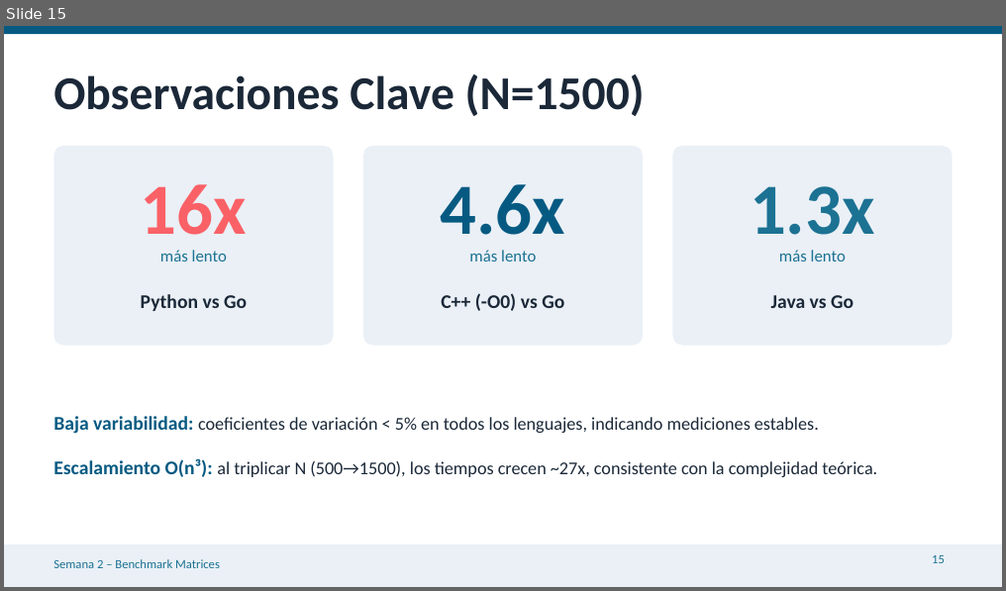
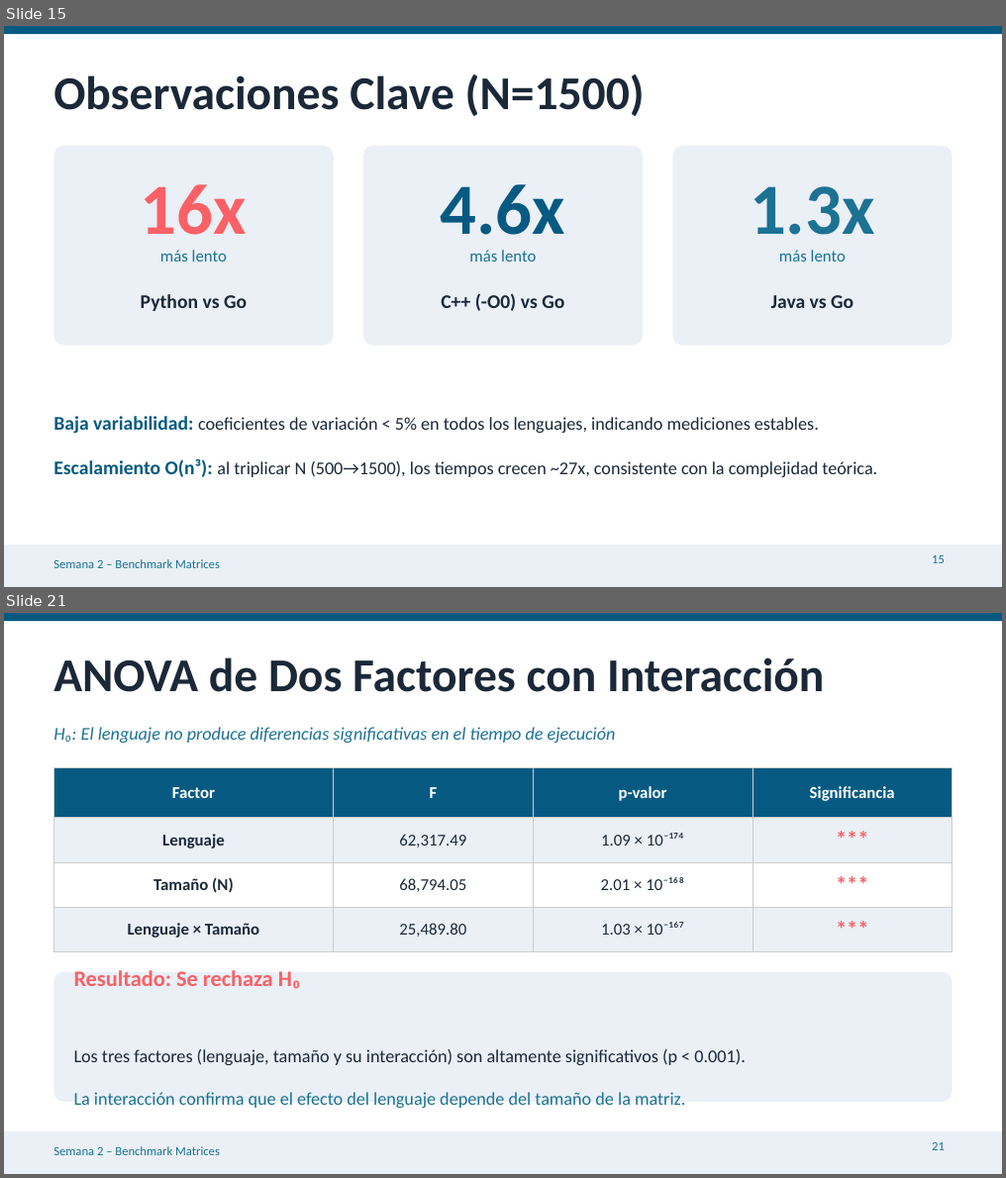
Before and after one commit to jffp-alt/matrix-benchmark, a slide deck: results/Semana2_Benchmark_Matrices.pptx. Shown one above the other, each under a label of ours: slide 15 before the commit, slides 15 and 21 after it; the slides between them are not shown. The pictures are 1006x591 and 1006x1178 pixels, drawn with LibreOffice and Linux fonts; fonts in the diff are those of the drawing. Boxes give left, top, right and bottom in pixels: in the first picture for what was removed or moved away, otherwise in the second. Text is boxed around its words. In the diff, an @@ line names an element or a change of style, - is before the commit and + after.

Commit message:
Update Semana 2 PPTX with statistical analysis slides (23 slides)
Add 7 new slides covering ANOVA two-factor analysis, Tukey HSD
post-hoc comparisons, and 5 statistical charts (bar chart, boxplot,
interaction plot, heatmap, speedup). Update agenda and conclusions.

```diff
--- a/results/Semana2_Benchmark_Matrices.pptx
+++ b/results/Semana2_Benchmark_Matrices.pptx
@@ slide 21 added at [4, 613, 1002, 1174], background #FFFFFF; not listed: 3 template elements that a slide beside it also shows @@
@@ text added at [54, 658, 824, 692], 34 pt, text #1B2838, bold @@
+ANOVA de Dos Factores con Interacción
@@ text added at [54, 727, 616, 743], 13 pt, text #1C7293, italic @@
+H₀: El lenguaje no produce diferencias significativas en el tiempo de ejecución
@@ table added at [54, 767, 952, 942], 4 rows, 4 columns @@
+Factor | F | p-valor | Significancia
+Lenguaje | 62,317.49 | 1.09 × 10⁻¹⁷⁴ | ***
+Tamaño (N) | 68,794.05 | 2.01 × 10⁻¹⁶⁸ | ***
+Lenguaje × Tamaño | 25,489.80 | 1.03 × 10⁻¹⁶⁷ | ***
@@ rounded rectangle added at [54, 972, 952, 1102], fill #EAF0F6 @@
@@ text added at [74, 970, 746, 1108], 13 pt, text #1B2838 @@
+Resultado: Se rechaza H₀
+Los tres factores (lenguaje, tamaño y su interacción) son altamente significativos (p < 0.001).
+La interacción confirma que el efecto del lenguaje depende del tamaño de la matriz.
@@ page number added at [932, 1143, 944, 1151], 9 pt, text #1C7293 @@
+21
```
Also in this commit, not shown: 1 slide changed, 7 other slides added, 1 slide removed.
